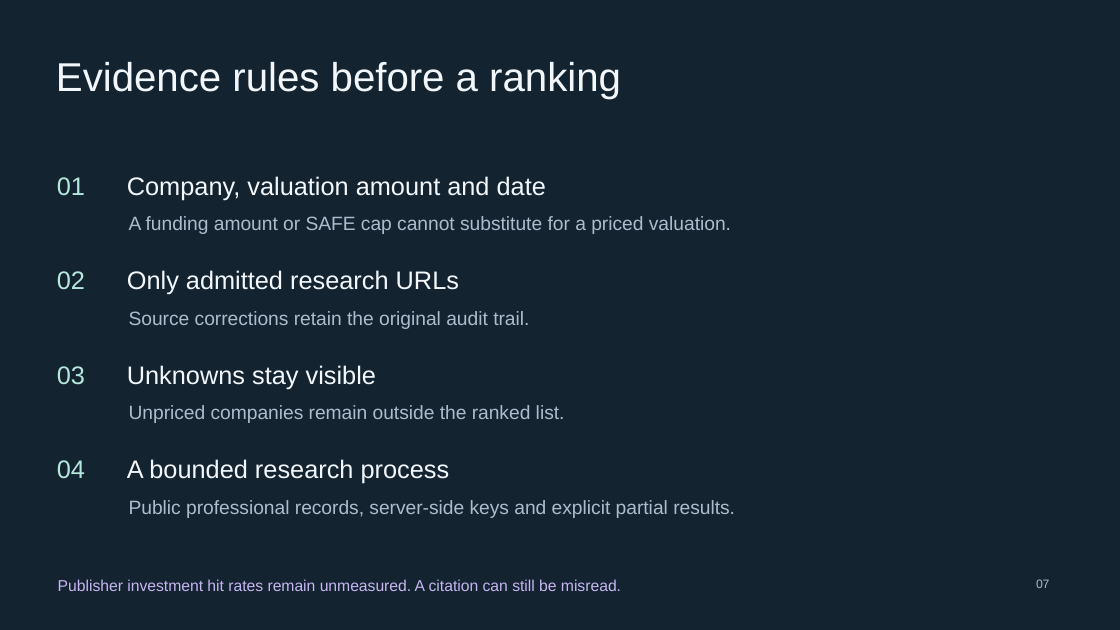
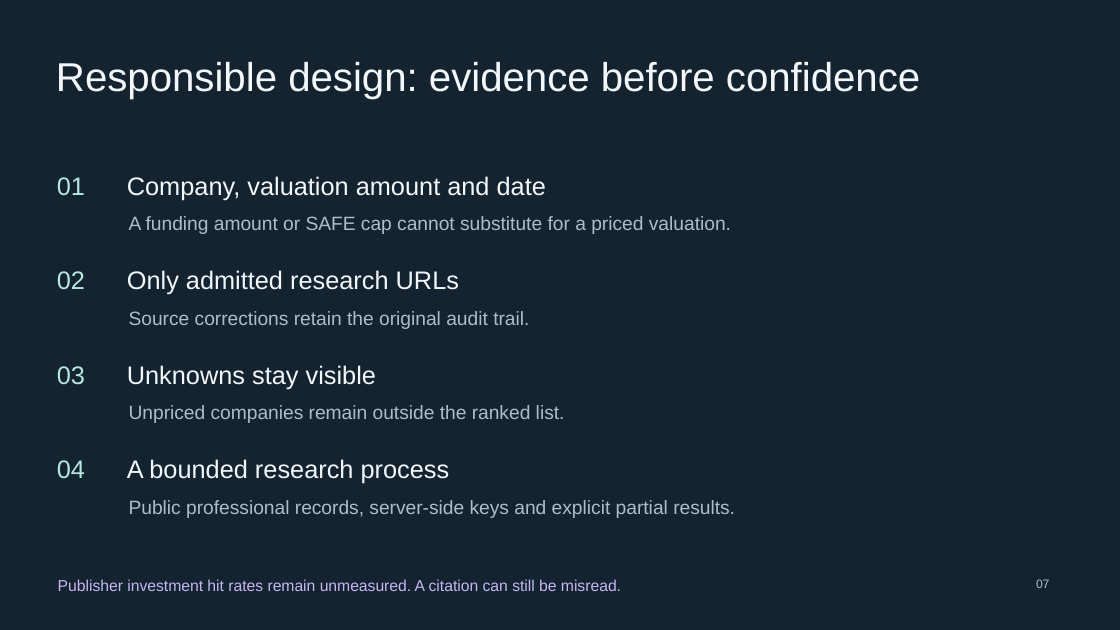
Before and after one commit to eliott-crypto/PARALLAX, a slide deck: slide 7 of docs/submission/pitch.pptx. Drawn at 1120x630 pixels with LibreOffice and Linux fonts; fonts in the diff are those of the drawing. Boxes give left, top, right and bottom in pixels: in the first picture for what was removed or moved away, otherwise in the second. Text is boxed around its words. In the diff, an @@ line names an element or a change of style, - is before the commit and + after.

```diff
--- a/docs/submission/pitch.pptx
+++ b/docs/submission/pitch.pptx
@@ text at [56, 62, 920, 99]: text changed @@
-Evidence rules before a ranking
+Responsible design: evidence before confidence
```
Also in this commit, not shown: 2 other slides changed, 2 slides added, 2 slides removed, 6 other files.
